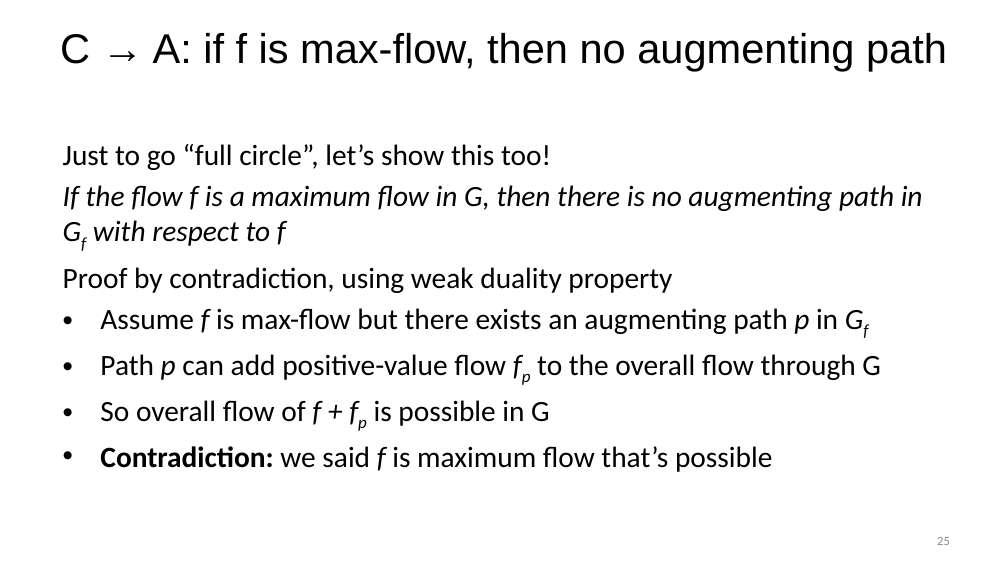
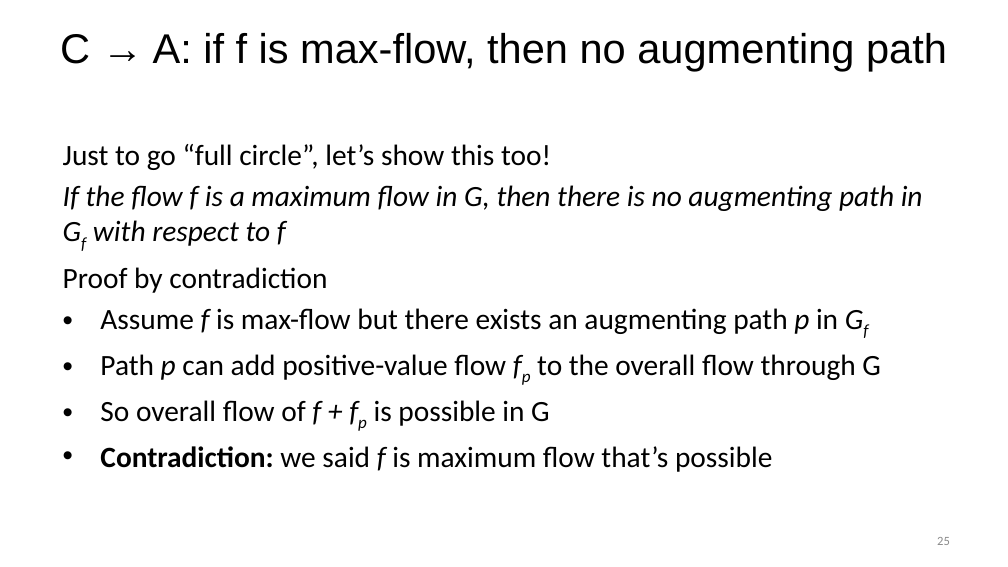
Before and after one commit to uva-cs/cs4102-f21, a slide deck: slide 25 of slides/Maxcut-Minflow-f21.pptx. Drawn at 1008x567 pixels with LibreOffice and Linux fonts; fonts in the diff are those of the drawing. Boxes give left, top, right and bottom in pixels: in the first picture for what was removed or moved away, otherwise in the second. Text is boxed around its words. In the diff, an @@ line names an element or a change of style, - is before the commit and + after.

Commit message:
fixed typo in 3rd part of max cut min flow proof

```diff
--- a/slides/Maxcut-Minflow-f21.pptx
+++ b/slides/Maxcut-Minflow-f21.pptx
@@ text at [63, 267, 327, 293]: text changed @@
-Proof by contradiction, using weak duality property
+Proof by contradiction
```
Also in this commit, not shown: 1 other file.
